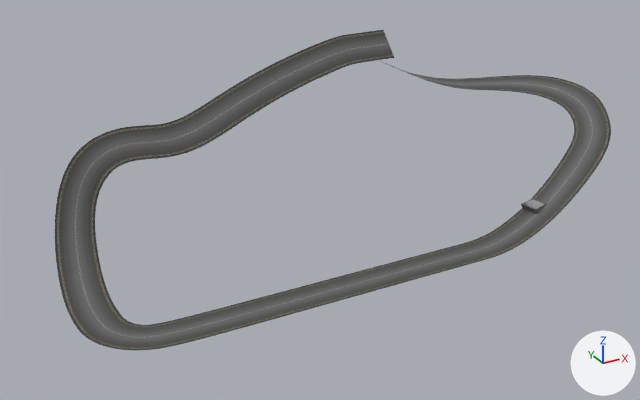
Before and after pictures for a commit that changed the Blender file CourseModels/Course1.blend.
Before and after are seen from a 50 mm camera at (-1827.0, -3957.0, 3337.0) aimed at (791.0, 804.0, 957.0). Lighting does not change. The marker at lower right points along +X, +Y and +Z.

The first picture shows 'COL_0000', 'COL_1000'.
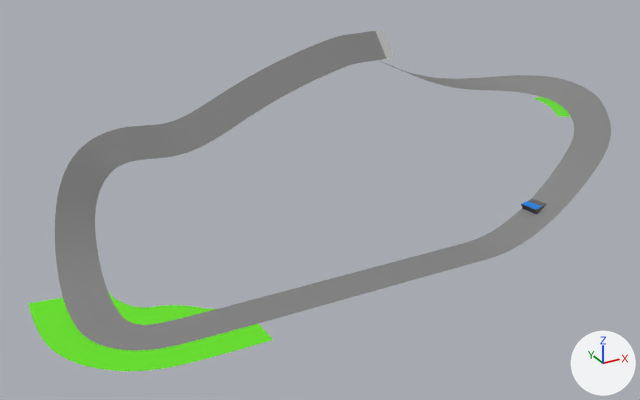
Changed parts and their boxes [x1, y1, x2, y2] in the pictures (640 x 400 px):
'COL_0000', recoloured
    both: [55, 31, 611, 350]
'COL_0086', added (green)
    after: [28, 97, 571, 371]
'COL_1000', recoloured
    both: [376, 30, 394, 59]

What changed in the scene script:
```text
Add mat_kcl_road_trickable:
    mat_kcl_road_trickable = principled_material('KCL_Road_Trickable')
    mat_kcl_road_trickable.base_color = (0.517, 0.517, 0.517)  # grey #bebebe
Add mat_kcl_road:
    mat_kcl_road = principled_material('KCL_Road')
    mat_kcl_road.base_color = (0.229, 0.229, 0.229)  # grey #848484
Add mat_kcl_grass:
    mat_kcl_grass = principled_material('KCL_Grass')
    mat_kcl_grass.base_color = (0.132, 0.8, 0.00568)  # green #66e711
Change me_plane_006:
    where me_plane_006.from_pydata(...)  # 2601 vertices, 2304 faces; spans x -990.0..3294.0, y -126.0..1942.0, z 0.0..1003.0
    remove me_plane_006.materials.append(mat_roadmaterial)  # picture img_ufc_road_alb_png_001
    add me_plane_006.materials.append(mat_kcl_road)  # grey #848484
Change me_plane_008:
    where me_plane_008.from_pydata(...)  # 27 vertices, 16 faces; spans x 1859.0..1932.0, y 1680.0..1851.0, z 819.0..1003.0
    remove me_plane_008.materials.append(mat_roadmaterial)  # picture img_ufc_road_alb_png_001
    add me_plane_008.materials.append(mat_kcl_road_trickable)  # grey #bebebe
Add me_plane_009:
    me_plane_009.from_pydata(...)  # 389 vertices, 301 faces, 3 loose edges; spans x -1180.0..3068.0, y -316.0..1223.0, z 0.0..462.0
    me_plane_009.polygons.foreach_set('use_smooth', [True] * 301)
    me_plane_009.materials.append(mat_kcl_grass)  # green #66e711
Add ob_col_0086:
    ob_col_0086 = bpy.data.objects.new('COL_0086', me_plane_009)
    ob_col_0086.location = (0.0, 0.0, 764.0)
```
